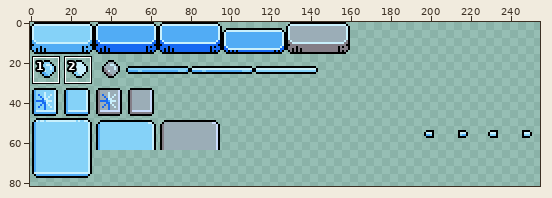
Two versions of one pixel-art file, src/assets/ui.aseprite. The picture above shows the old version from afar; the outline marks the close-up.
Close-up. Before the edit:
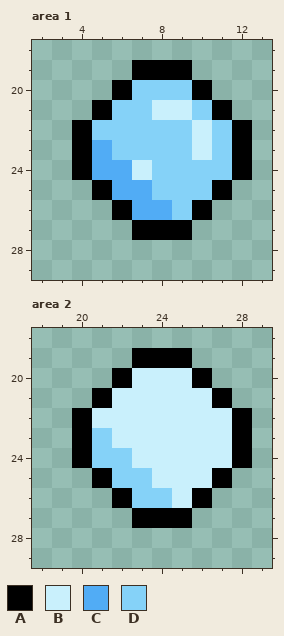
256x256 pixels, 1 frame. Shown: area 1: x 2..13, y 18..29; area 2: x 18..29, y 18..29. The wide view leaves out empty margins. The commit also changed other parts of the picture, which this record leaves out.
Palette (. is transparent): A #000000  B #c9f0fc  C #51acf5  D #85d2f8
Once edited:
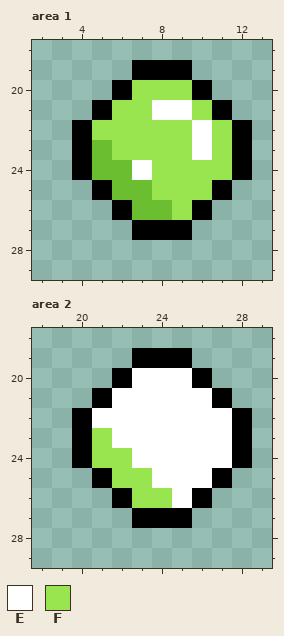
Colours new in this view: E #ffffff  F #99e550
Change:
{"colour":"C","old":"#51acf5","new":"#6abe30"}
{"where": "area 1"}
{"y":20,"x":7,"old":"DDD","new":"FFF"}
{"y":21,"x":6,"old":"DDBBD","new":"FFEEF"}
{"y":22,"x":5,"old":"DDDDDBD","new":"FFFFFEF"}
{"y":23,"x":6,"old":"DDDDBD","new":"FFFFEF"}
{"y":24,"x":7,"old":"BDDDD","new":"EFFFF"}
{"y":25,"x":8,"old":"DDD","new":"FFF"}
{"y":26,"x":9,"old":"D","new":"F"}
{"where": "area 2"}
{"y":20,"x":23,"old":"BBB","new":"EEE"}
{"y":21,"x":22,"old":"BBBBB","new":"EEEEE"}
{"y":22,"x":21,"old":"BBBBBBB","new":"EEEEEEE"}
{"y":23,"x":21,"old":"DBBBBBB","new":"FEEEEEE"}
{"y":24,"x":21,"old":"DDBBBBB","new":"FFEEEEE"}
{"y":25,"x":22,"old":"DDBBB","new":"FFEEE"}
{"y":26,"x":23,"old":"DDB","new":"FFE"}
{"label":"changed","picture_box":[92,80,232,220]}
{"label":"changed","picture_box":[92,368,232,508]}
